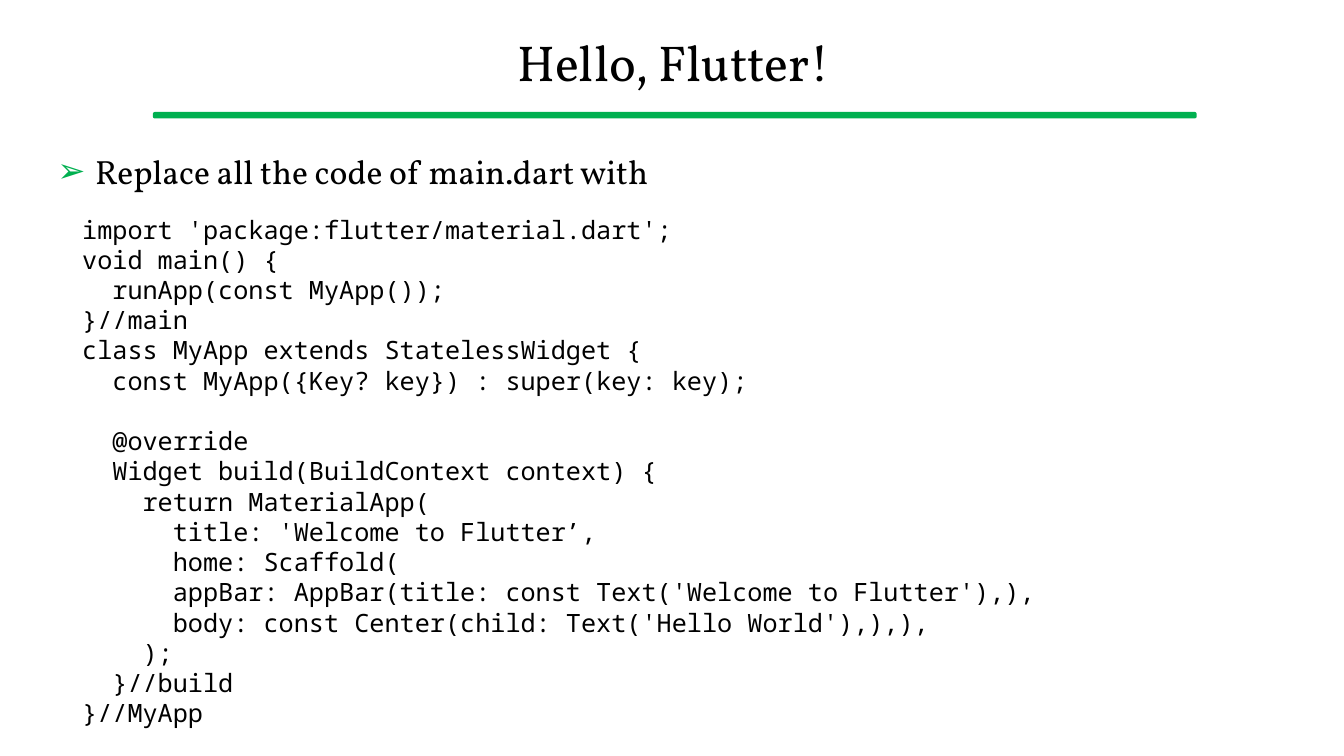
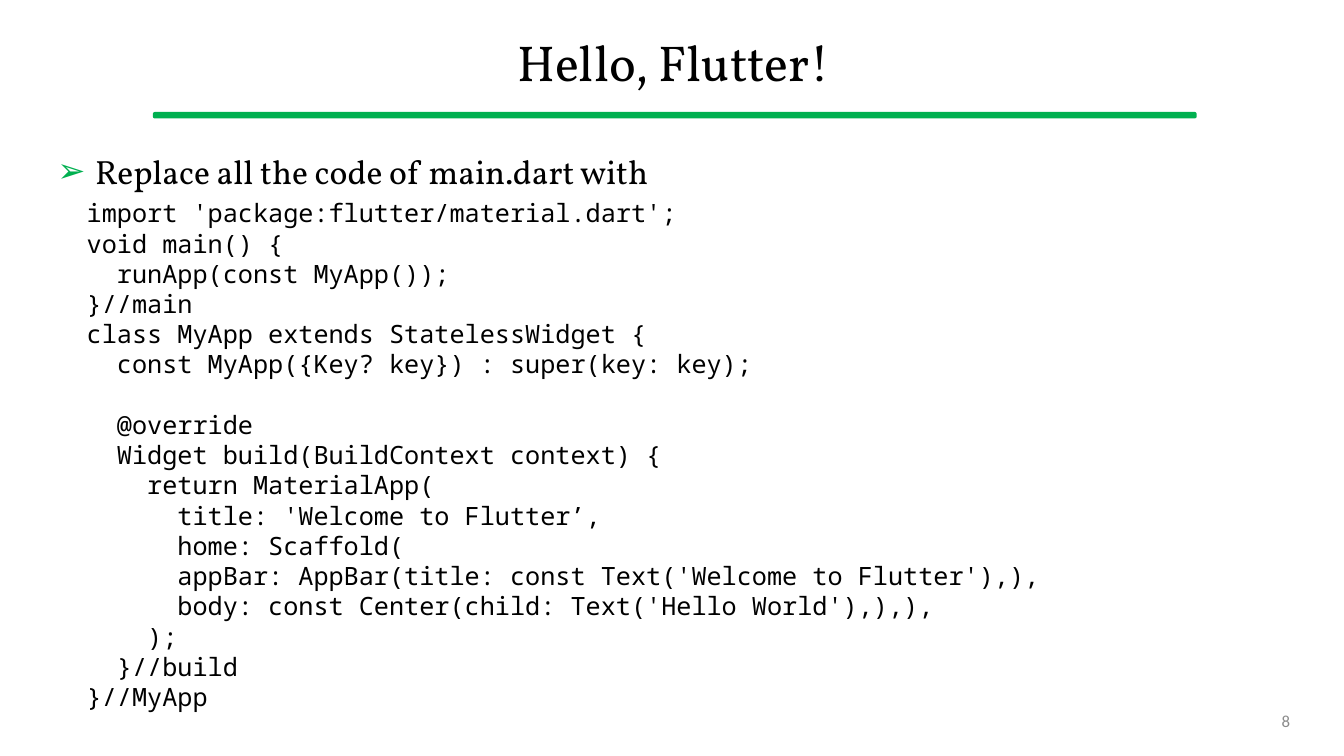
Before and after one commit to gcappon/bwthw, a slide deck: slide 8 of lab_04-hello-flutter/lab_04-hello_flutter.pptx. Drawn at 1344x756 pixels with LibreOffice and Linux fonts; fonts in the diff are those of the drawing. Boxes give left, top, right and bottom in pixels: in the first picture for what was removed or moved away, otherwise in the second. Text is boxed around its words. In the diff, an @@ line names an element or a change of style, - is before the commit and + after.

```diff
--- a/lab_04-hello-flutter/lab_04-hello_flutter.pptx
+++ b/lab_04-hello-flutter/lab_04-hello_flutter.pptx
@@ text "import 'package:flutter/material.dart'; void main() {": place and size @@
-text "import 'package:flutter/material.dart'; void main() {" at (82, 219, 1034, 728)
+text "import 'package:flutter/material.dart'; void main() {" at (87, 202, 1039, 712)
@@ page number added at (1282, 715, 1290, 727), 12 pt, text #8C8C8C @@
+8
```
Also in this commit, not shown: 50 other slides changed, 1 other file.
